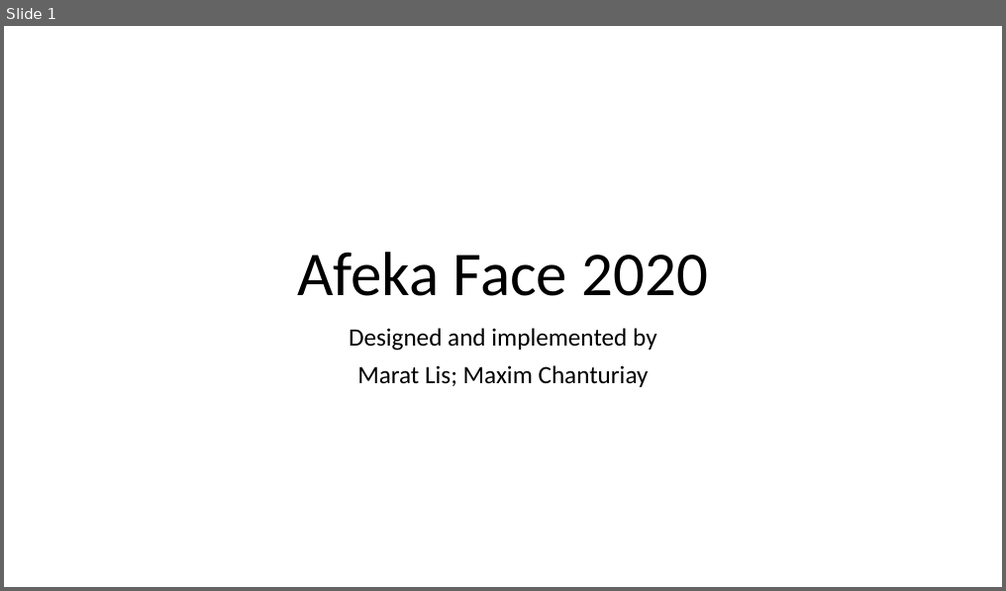
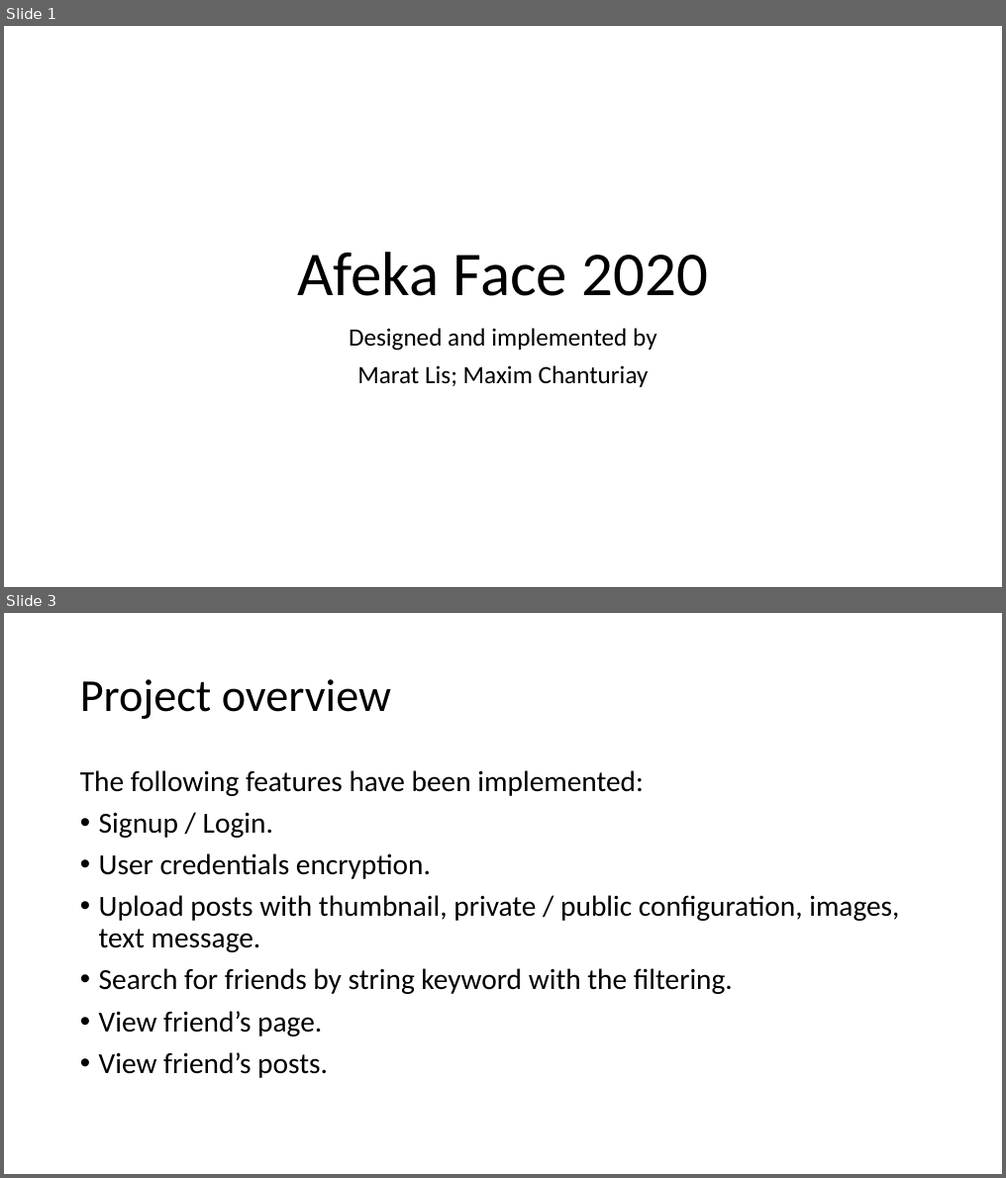
Before and after one commit to Z0neNp/afeka_face, a slide deck: project_explanation.pptx. Shown one above the other, each under a label of ours: slide 1 before the commit, slides 1 and 3 after it; the slides between them are not shown. The pictures are 1006x591 and 1006x1178 pixels, drawn with LibreOffice and Linux fonts; fonts in the diff are those of the drawing. Boxes give left, top, right and bottom in pixels: in the first picture for what was removed or moved away, otherwise in the second. Text is boxed around its words. In the diff, an @@ line names an element or a change of style, - is before the commit and + after.

Commit message:
updated the project description and readme

```diff
--- a/project_explanation.pptx
+++ b/project_explanation.pptx
@@ slide 3 added at (4, 613, 1002, 1174), background #FFFFFF @@
@@ title added at (80, 679, 391, 719), 44 pt, text #000000 @@
+Project overview
@@ text added at (80, 770, 899, 1078), 28 pt, text #000000 @@
+The following features have been implemented:
+• Signup / Login.
+• User credentials encryption.
+• Upload posts with thumbnail, private / public configuration, images, text message.
+• Search for friends by string keyword with the filtering.
+• View friend’s page.
+• View friend’s posts.
```
Also in this commit, not shown: 1 slide changed, 3 other slides added, 2 other files.
